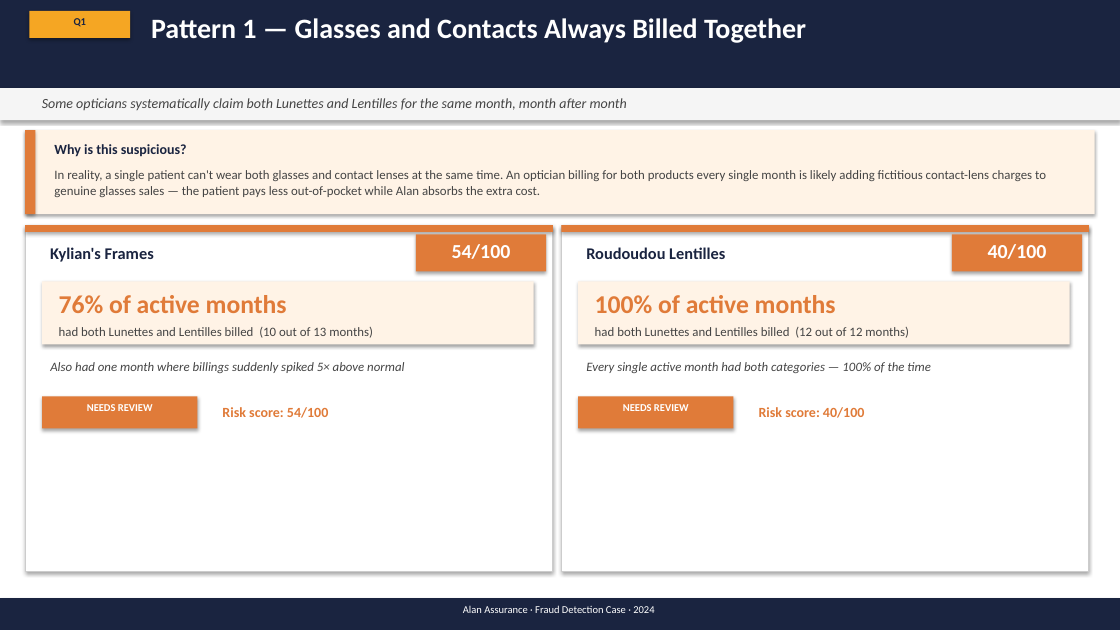
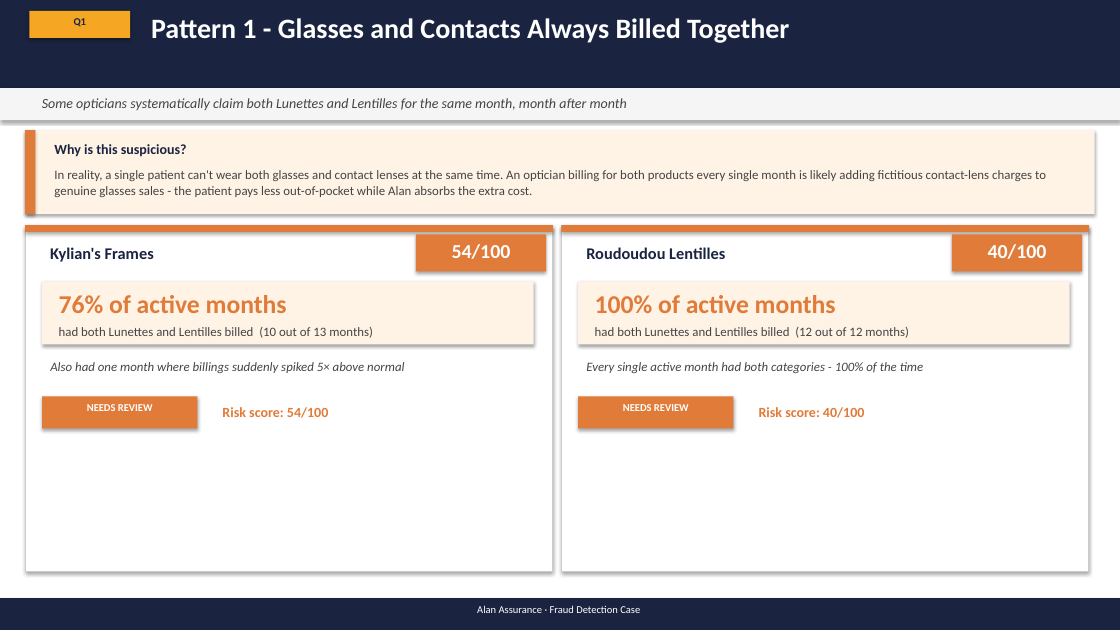
Before and after one commit to MaxwellM34/InsuranceFraudDetection, a slide deck: slide 5 of fraud_ops_presentation_updated.pptx. Drawn at 1120x630 pixels with LibreOffice and Linux fonts; fonts in the diff are those of the drawing. Boxes give left, top, right and bottom in pixels: in the first picture for what was removed or moved away, otherwise in the second. Text is boxed around its words. In the diff, an @@ line names an element or a change of style, - is before the commit and + after.

```diff
--- a/fraud_ops_presentation_updated.pptx
+++ b/fraud_ops_presentation_updated.pptx
@@ text at (151,18,789,43): text changed @@
-Pattern 1 — Glasses and Contacts Always Billed Together
+Pattern 1 - Glasses and Contacts Always Billed Together
@@ text at (54,170,1046,197): text changed @@
-In reality, a single patient can't wear both glasses and contact lenses at the same time. An optician billing for both products every single month is likely adding fictitious contact-lens charges to genuine glasses sales — the patient pays less out-of-pocket while Alan absorbs the extra cost.
+In reality, a single patient can't wear both glasses and contact lenses at the same time. An optician billing for both products every single month is likely adding fictitious contact-lens charges to genuine glasses sales - the patient pays less out-of-pocket while Alan absorbs the extra cost.
@@ text at (586,362,923,373): text changed @@
-Every single active month had both categories — 100% of the time
+Every single active month had both categories - 100% of the time
@@ text at (477,605,640,613): text changed @@
-Alan Assurance · Fraud Detection Case · 2024
+Alan Assurance · Fraud Detection Case
```
Also in this commit, not shown: 13 other slides changed, 1 slide added, 1 slide removed, 1 other file.
